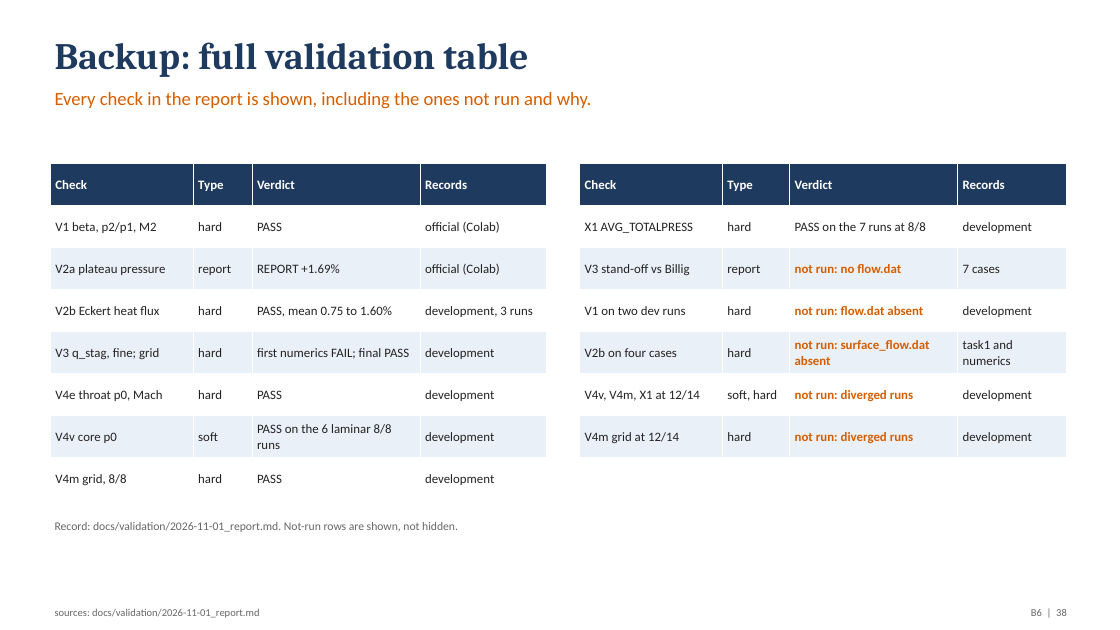
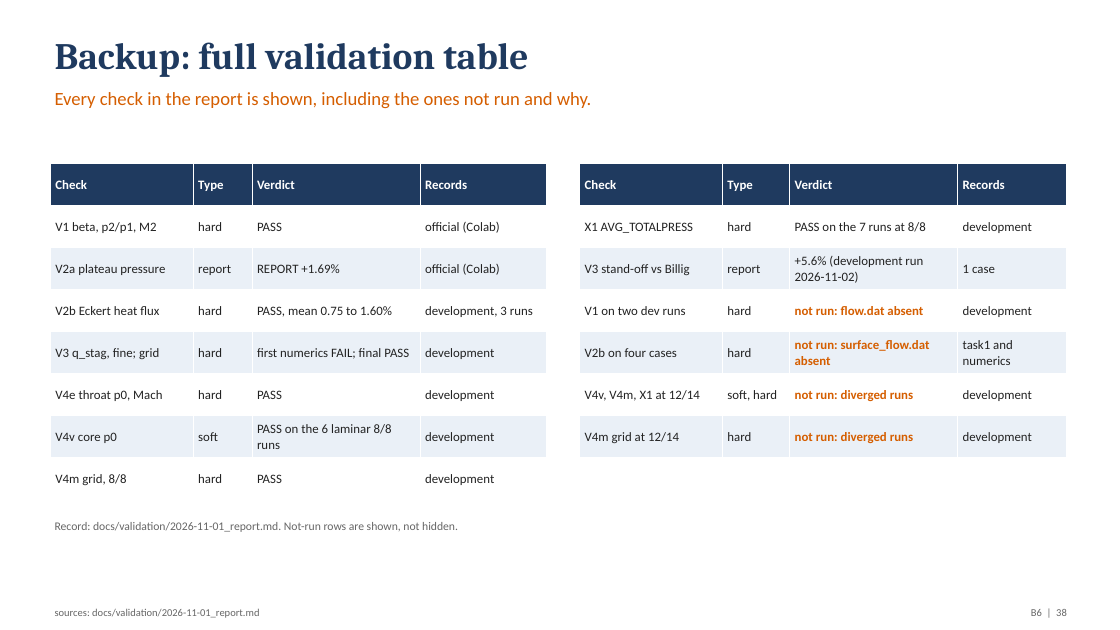
Before and after one commit to emarinhoss/ai-engineering, a slide deck: slide 38 of docs/talk/deck.pptx. Drawn at 1120x630 pixels with LibreOffice and Linux fonts; fonts in the diff are those of the drawing. Boxes give left, top, right and bottom in pixels: in the first picture for what was removed or moved away, otherwise in the second. Text is boxed around its words. In the diff, an @@ line names an element or a change of style, - is before the commit and + after.

```diff
--- a/docs/talk/deck.pptx
+++ b/docs/talk/deck.pptx
@@ table at [580,164,1067,458] @@
-row 3, column 3: not run: no flow.dat
+row 3, column 3: +5.6% (development run 2026-11-02)
-row 3, column 4: 7 cases
+row 3, column 4: 1 case
```
Also in this commit, not shown: 4 other slides changed, 47 other files.
